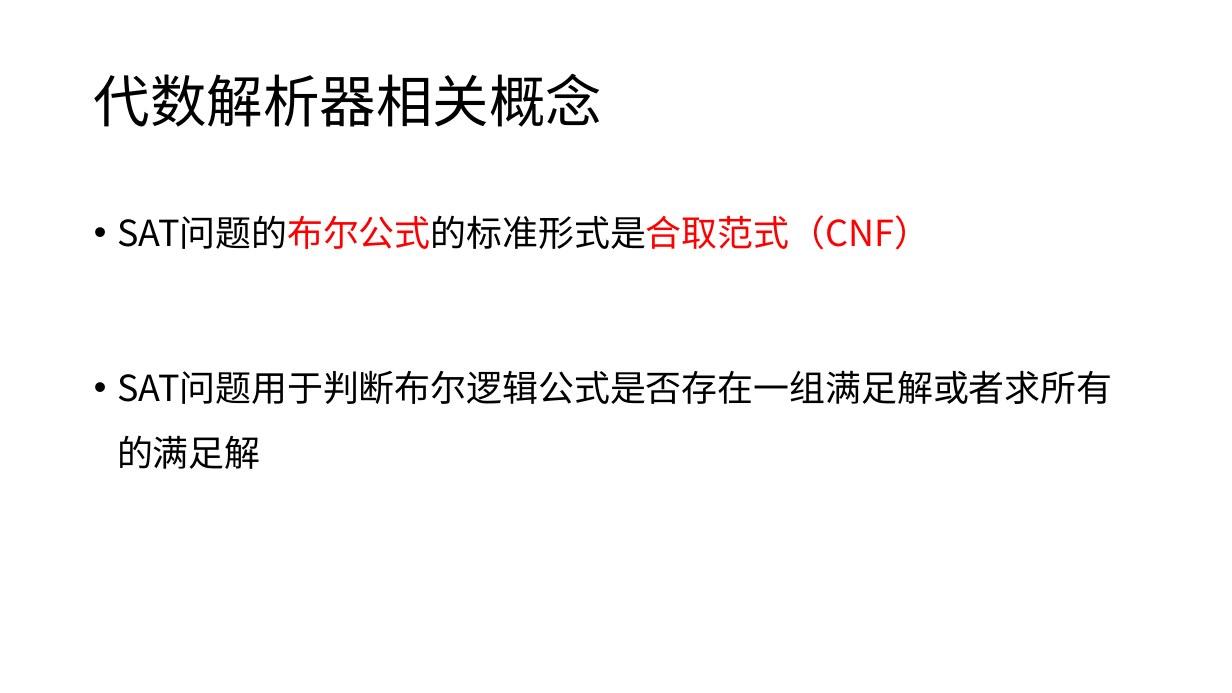
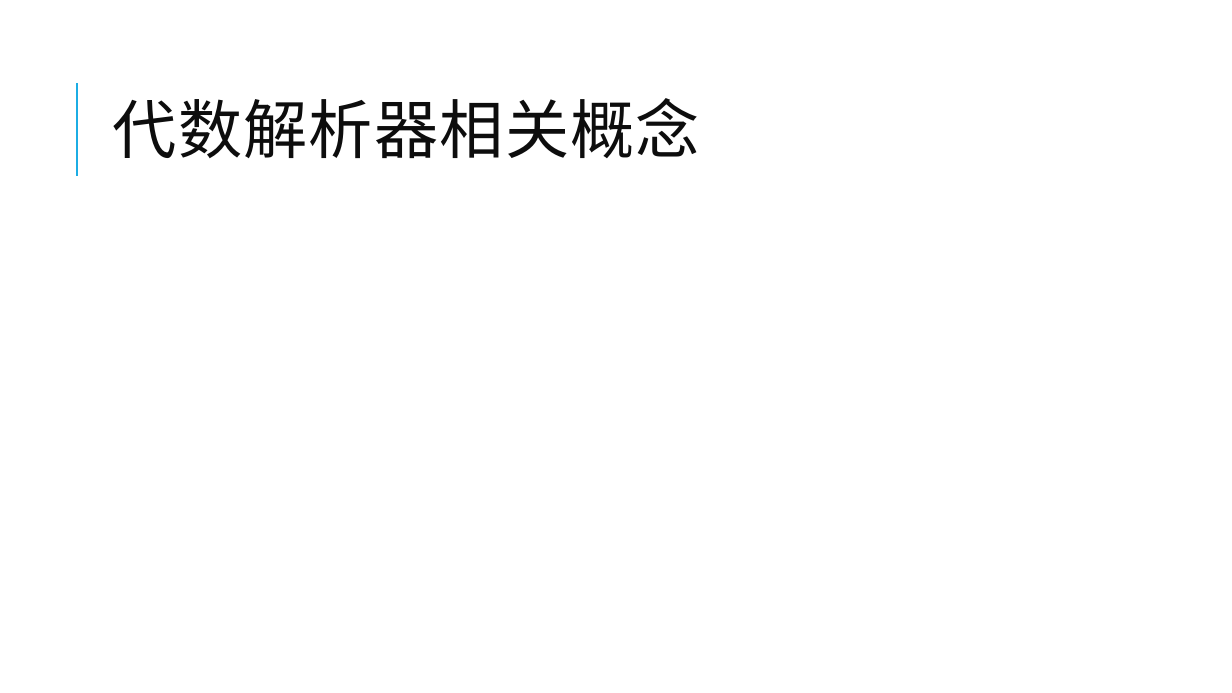
Before and after one commit to yberlin/hello-world, a slide deck: slide 4 of 数电/代数解析器与其密码学领域的应用.pptx. Drawn at 1232x693 pixels with LibreOffice and Linux fonts; fonts in the diff are those of the drawing. Boxes give left, top, right and bottom in pixels: in the first picture for what was removed or moved away, otherwise in the second. Text is boxed around its words. In the diff, an @@ line names an element or a change of style, - is before the commit and + after.

```diff
--- a/数电/代数解析器与其密码学领域的应用.pptx
+++ b/数电/代数解析器与其密码学领域的应用.pptx
@@ title "代数解析器相关概念": place and size @@
-title "代数解析器相关概念" at [94,73,602,127]
+title "代数解析器相关概念" at [113,98,700,158]
@@ title "代数解析器相关概念" at [113,98,700,158]: size 44 to 50 pt, font Noto Sans CJK SC to Calibri, text colour #000000 to #0D0D0D, letter spacing 0 to 1 pt; line spacing 0.9 to 0.8 @@
@@ line added from (77, 176) to (77, 83), #1CADE4 1.5 pt @@
@@ text removed at [117,215,930,250] @@
-• SAT问题的布尔公式的标准形式是合取范式（CNF）
-• SAT问题用于判断布尔逻辑公式是否存在一组满足解或者求所有的满足解
```
Also in this commit, not shown: 10 other slides changed, 7 slides added, 2 other files.
